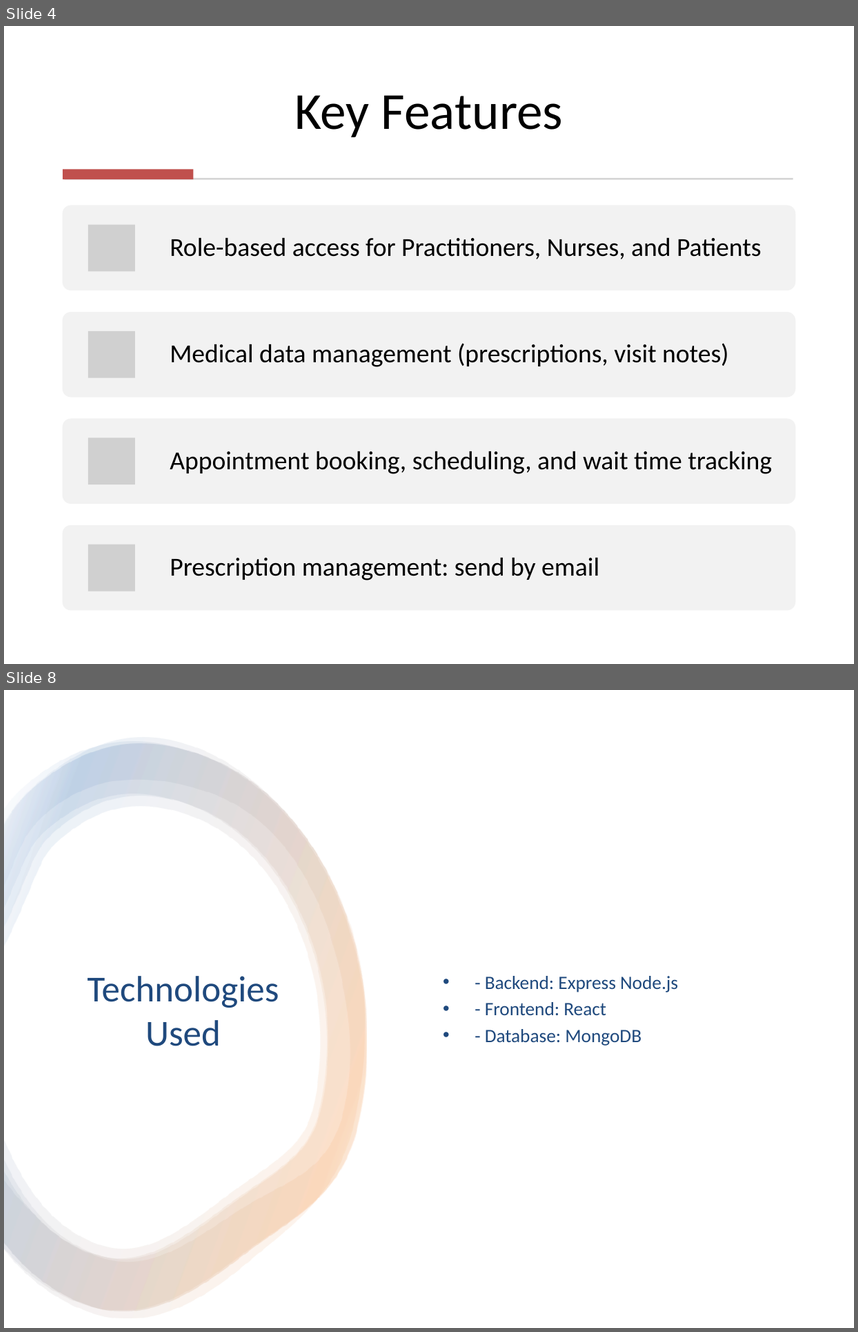
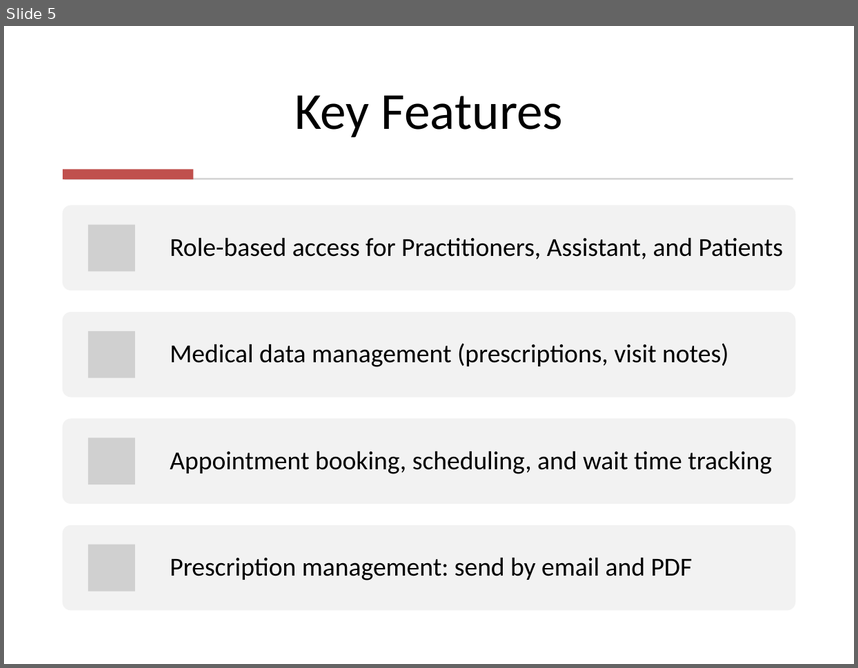
Before and after one commit to Zughayyar/MediTrack_MERN_Project, a slide deck: MediTracker.pptx. Shown one above the other, each under a label of ours: slides 4 and 8 before the commit, slide 5 after it; the slides between them are not shown. The pictures are 858x1332 and 858x668 pixels, drawn with LibreOffice and Linux fonts; fonts in the diff are those of the drawing; grey boxes stand for pictures. Boxes give left, top, right and bottom in pixels: in the first picture for what was removed or moved away, otherwise in the second. Text is boxed around its words. In the diff, an @@ line names an element or a change of style, - is before the commit and + after.

```diff
--- a/MediTracker.pptx
+++ b/MediTracker.pptx
@@ slide 8 removed at bbox=[4, 690, 854, 1328], background #FFFFFF @@
@@ rectangle removed at bbox=[4, 690, 854, 1328] @@
@@ group removed at bbox=[4, 738, 366, 1317]: 4 freeform shapes @@
@@ title removed at bbox=[87, 976, 279, 1046] @@
-Technologies Used
@@ text removed at bbox=[485, 976, 678, 1045] @@
-• - Backend: Express Node.js
-• - Frontend: React
-• - Database: MongoDB
@@ what was slide 4 is now slide 5 @@
@@ slide 5 changed as well @@
@@ text at bbox=[170, 238, 784, 259]: text changed @@
-Role-based access for Practitioners, Nurses, and Patients
+Role-based access for Practitioners, Assistant, and Patients
@@ text at bbox=[170, 557, 693, 580]: text changed @@
-Prescription management: send by email
+Prescription management: send by email and PDF
```
Also in this commit, not shown: 3 other slides changed, 7 slides added, 3 other slides removed, 5 other files.
